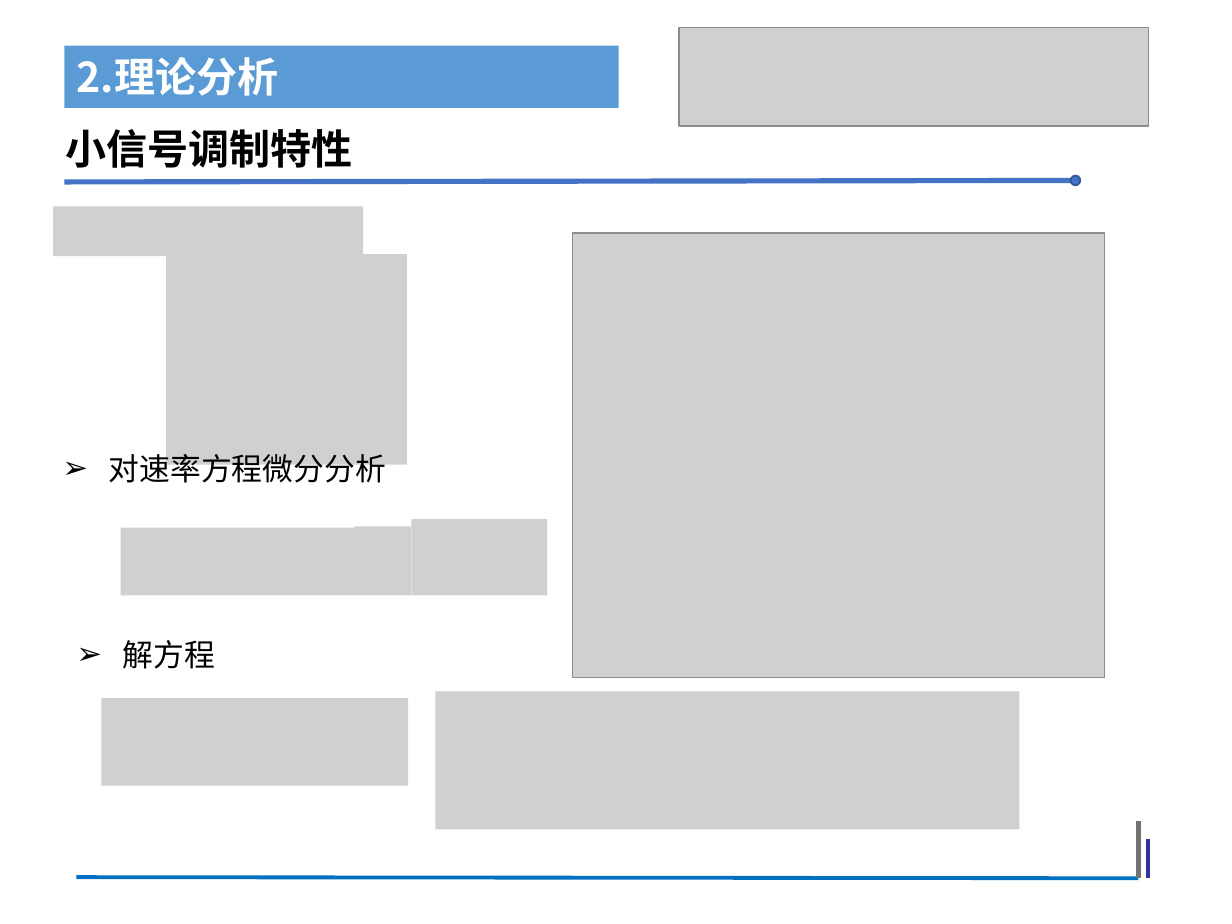
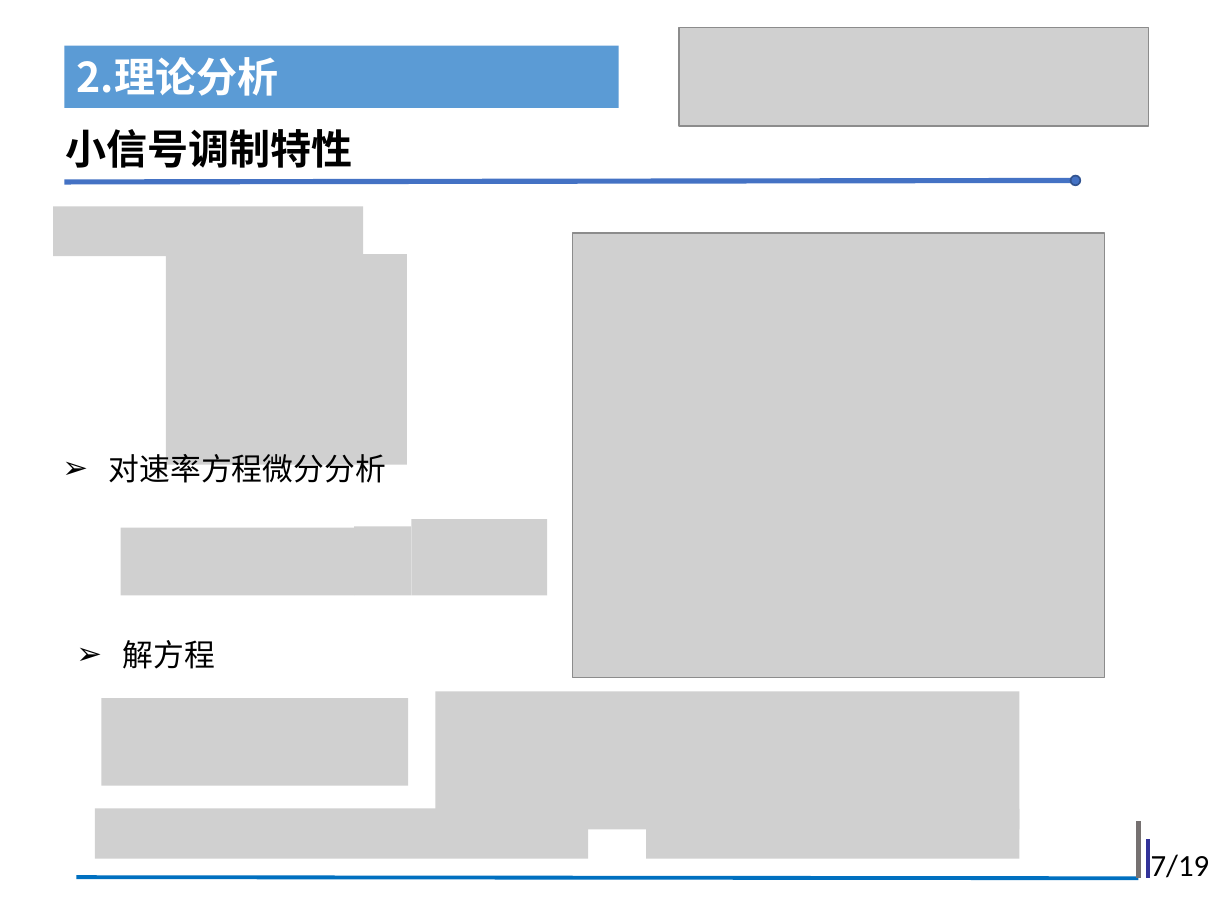
Before and after one commit to Wu-30MKI/Directly-Modulated-Laser, a slide deck: slide 7 of 组会-吴冀亮.pptx (slide 6 before the commit). Drawn at 1232x924 pixels with LibreOffice and Linux fonts; fonts in the diff are those of the drawing; grey boxes stand for pictures. Boxes give left, top, right and bottom in pixels: in the first picture for what was removed or moved away, otherwise in the second. Text is boxed around its words. In the diff, an @@ line names an element or a change of style, - is before the commit and + after.

```diff
--- a/组会-吴冀亮.pptx
+++ b/组会-吴冀亮.pptx
@@ picture added at <box>95,808,588,859</box> @@
@@ picture added at <box>646,809,1019,859</box> @@
@@ text added at <box>1151,854,1210,878</box>, 18 pt, text #000000 @@
+7/19
```
Also in this commit, not shown: 7 other slides changed, 11 slides added, 9 slides removed.
